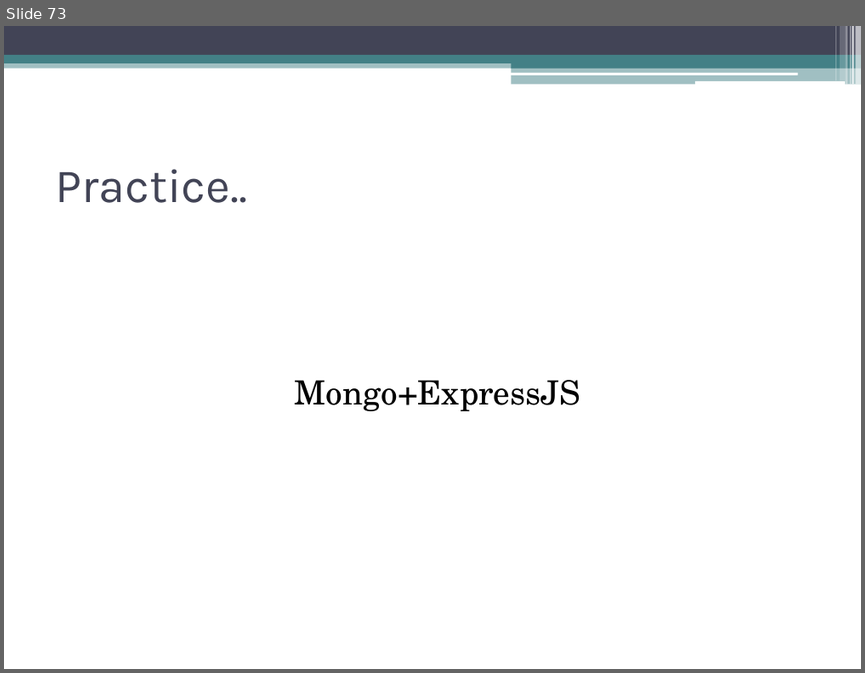
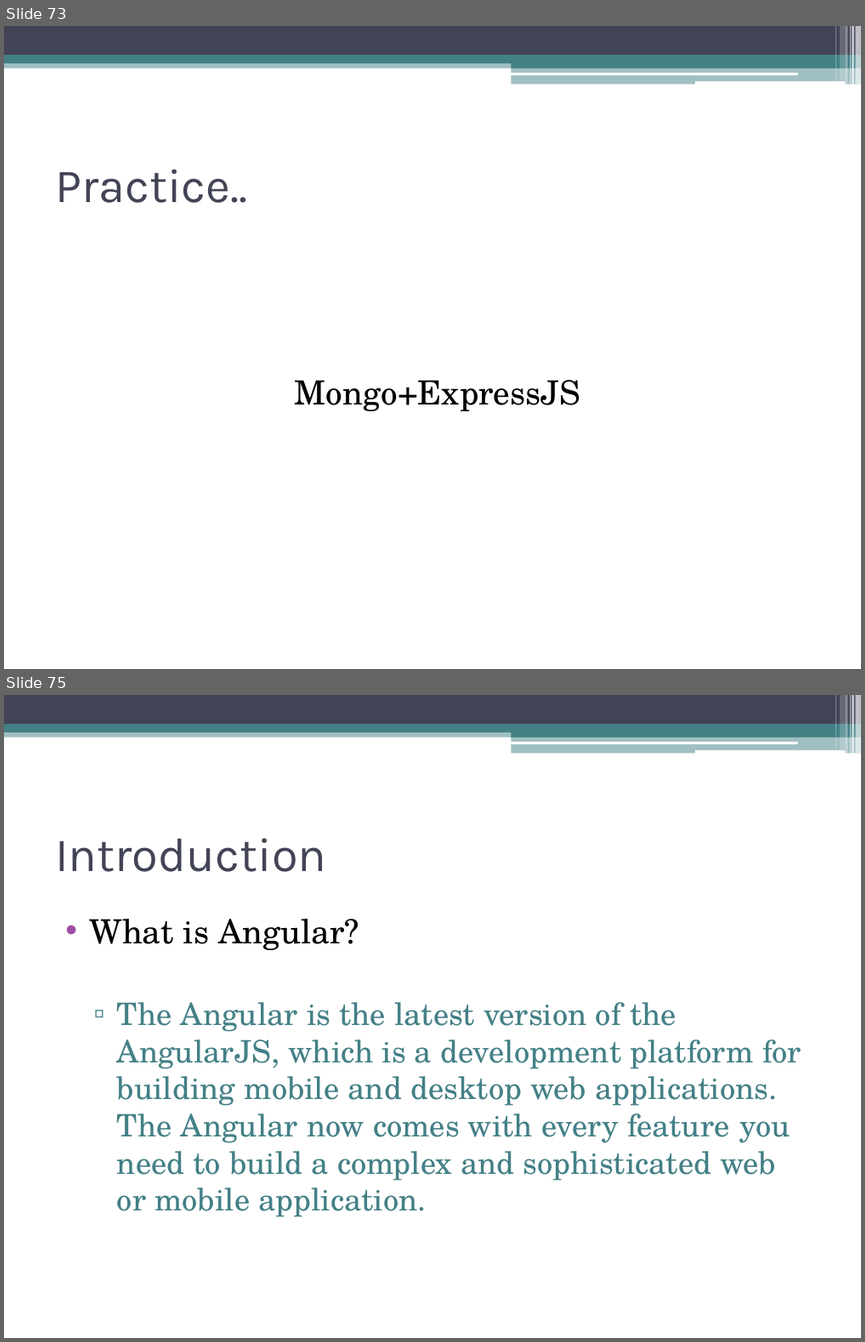
Before and after one commit to akjkhatri/mean_stack, a slide deck: MEAN Stack Workshop.pptx. Shown one above the other, each under a label of ours: slide 73 before the commit, slides 73 and 75 after it; the slides between them are not shown. The pictures are 865x673 and 865x1342 pixels, drawn with LibreOffice and Linux fonts; fonts in the diff are those of the drawing. Boxes give left, top, right and bottom in pixels: in the first picture for what was removed or moved away, otherwise in the second. Text is boxed around its words. In the diff, an @@ line names an element or a change of style, - is before the commit and + after.

Commit message:
updated with angular

```diff
--- a/MEAN Stack Workshop.pptx
+++ b/MEAN Stack Workshop.pptx
@@ slide 75 added at (x1=4, y1=695, x2=861, y2=1338), background #FFFFFF; not listed: 13 template elements that a slide beside it also shows @@
@@ title added at (x1=55, y1=838, x2=326, y2=872), 40 pt, text #424456 @@
+Introduction
@@ text added at (x1=90, y1=919, x2=801, y2=1217), 26 pt, text #438086 @@
+• What is Angular?
+  ▫ The Angular is the latest version of the AngularJS, which is a development platform for building mobile and desktop web applications. The Angular now comes with every feature you need to build a complex and sophisticated web or mobile application.
```
Also in this commit, not shown: 29 other slides added.
